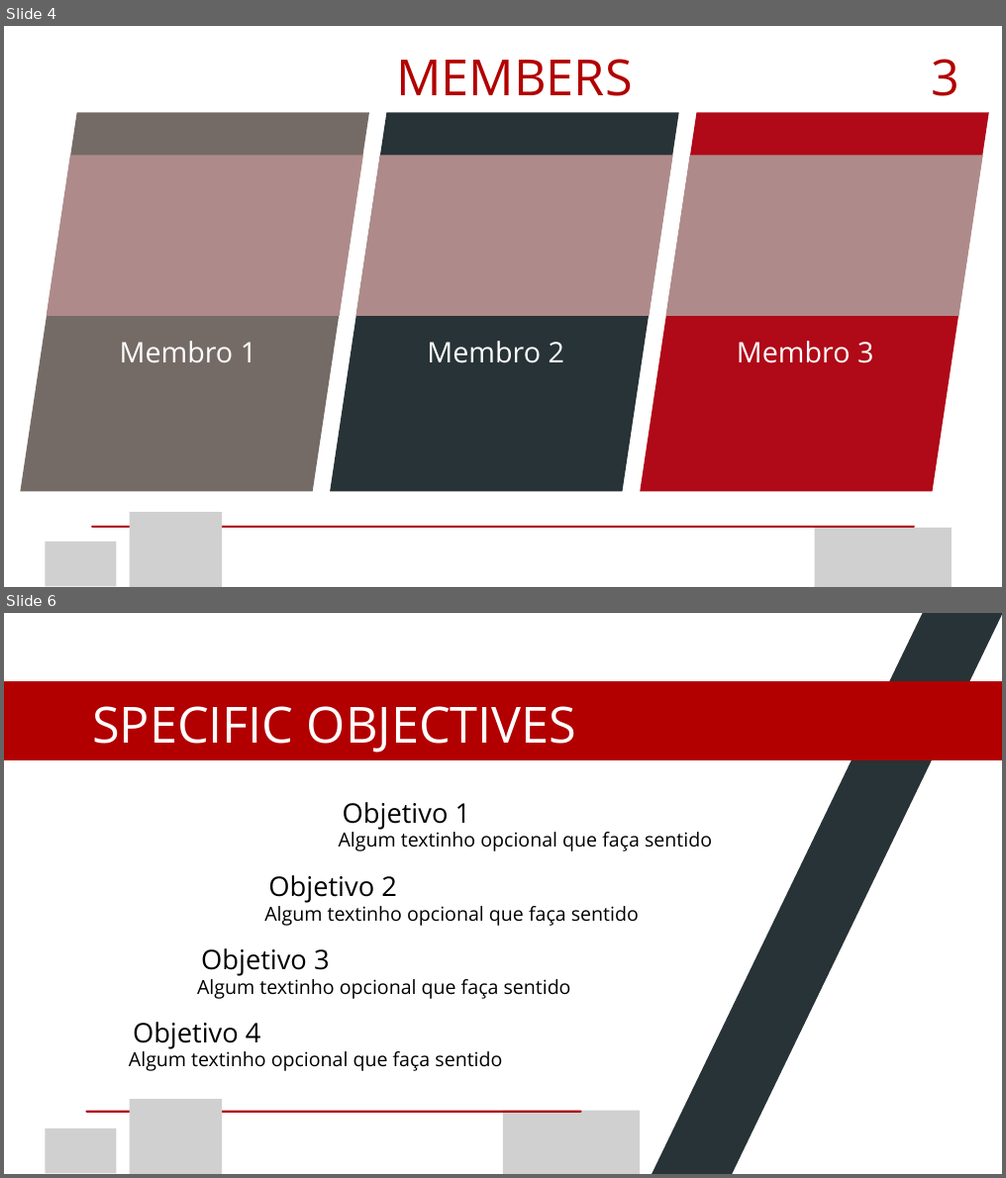
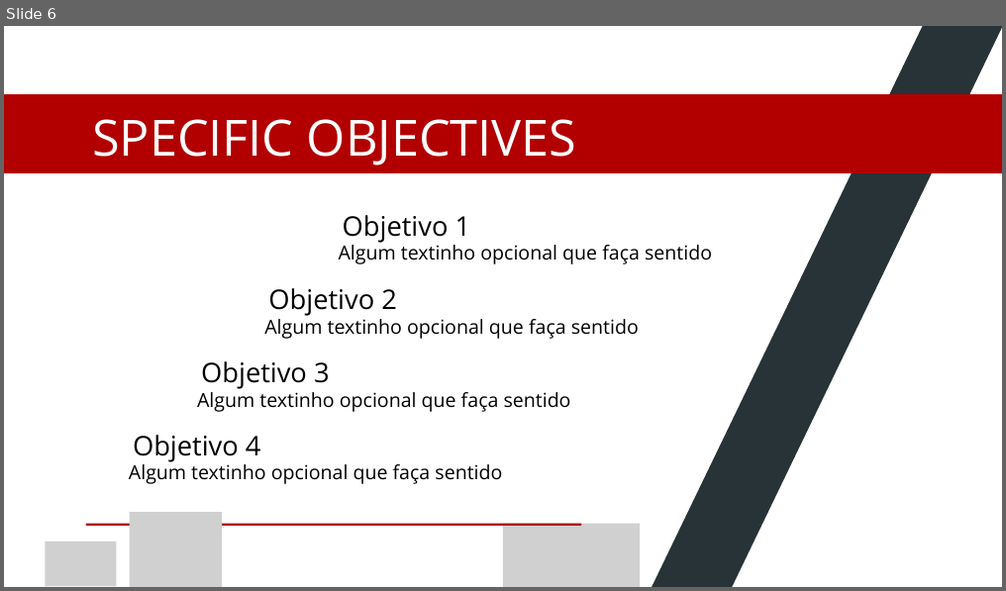
Before and after one commit to gabrielMendes21/tcc-etecZL, a slide deck: apresentacao/IBM Project - apresentacao.pptx. Shown one above the other, each under a label of ours: slides 4 and 6 before the commit, slide 6 after it; the slides between them are not shown. The pictures are 1006x1178 and 1006x591 pixels, drawn with LibreOffice and Linux fonts; fonts in the diff are those of the drawing; grey boxes stand for pictures; background and template pictures are left out. Boxes give left, top, right and bottom in pixels: in the first picture for what was removed or moved away, otherwise in the second. Text is boxed around its words. In the diff, an @@ line names an element or a change of style, - is before the commit and + after.

```diff
--- a/apresentacao/IBM Project - apresentacao.pptx
+++ b/apresentacao/IBM Project - apresentacao.pptx
@@ slide 4 removed at (4,26,1002,587), background #FFFFFF @@
@@ text removed at (396,59,632,96) @@
-MEMBERS
@@ text removed at (932,59,960,96) @@
-3
@@ freeform shape removed at (20,112,369,491) @@
@@ freeform shape removed at (330,112,679,491) @@
@@ freeform shape removed at (640,112,989,491) @@
@@ freeform shape removed at (47,156,363,316) @@
@@ freeform shape removed at (355,156,672,316) @@
@@ freeform shape removed at (666,156,983,316) @@
@@ text removed at (120,341,256,363) @@
-Membro 1
@@ text removed at (427,341,564,364) @@
-Membro 2
@@ text removed at (737,341,873,364) @@
-Membro 3
@@ line removed from (92, 527) to (914, 527) @@
@@ picture removed at (130,512,222,587) @@
@@ picture removed at (814,528,951,587) @@
@@ picture removed at (45,542,116,586) @@
```
Also in this commit, not shown: 3 slides changed, 2 slides added, 1 other slide removed.
